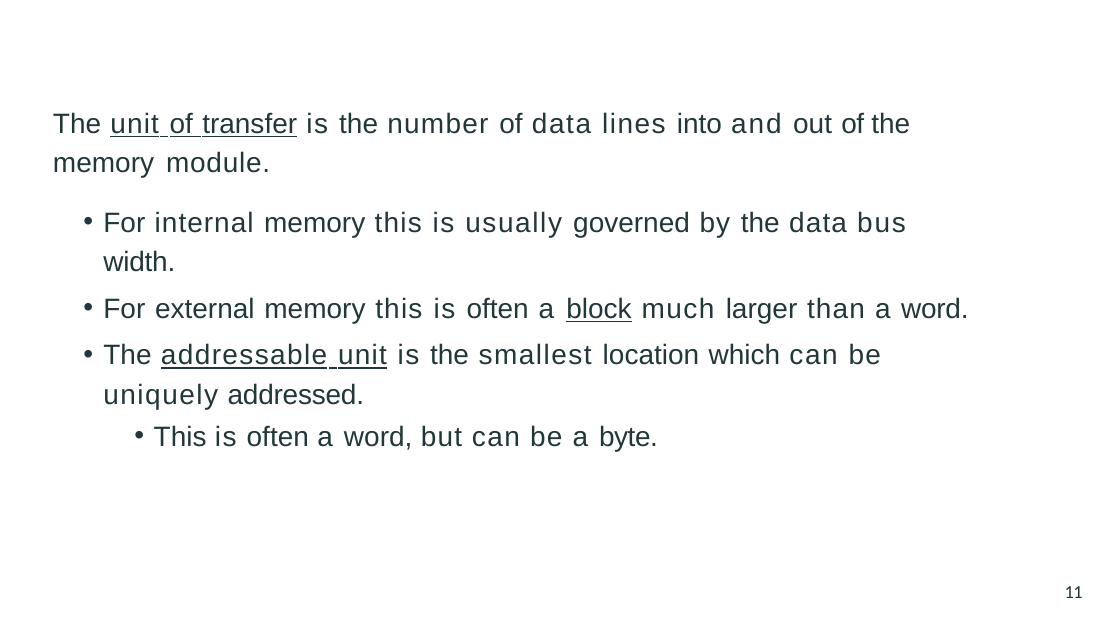
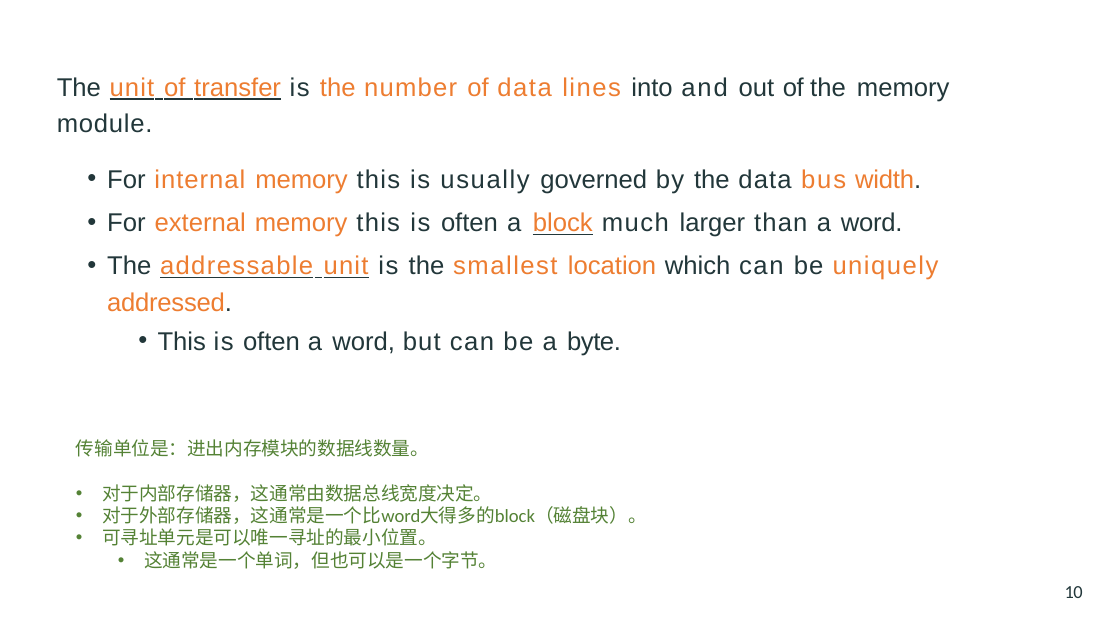
Before and after one commit to vcboy1/Leeds, a slide deck: slide 10 of 26fall/1860/Lecture/Week1.8/Lec 1.8.2 Memory.pptx (slide 11 before the commit). Drawn at 1120x630 pixels with LibreOffice and Linux fonts; fonts in the diff are those of the drawing. Boxes give left, top, right and bottom in pixels: in the first picture for what was removed or moved away, otherwise in the second. Text is boxed around its words. In the diff, an @@ line names an element or a change of style, - is before the commit and + after.

```diff
--- a/26fall/1860/Lecture/Week1.8/Lec 1.8.2 Memory.pptx
+++ b/26fall/1860/Lecture/Week1.8/Lec 1.8.2 Memory.pptx
@@ text "The unit of transfer is ...": place and size @@
-text "The unit of transfer is ..." at [53, 112, 969, 451]
+text "The unit of transfer is ..." at [57, 77, 949, 356]
@@ text "The unit of transfer is ..." at [57, 77, 949, 356]: size 24 to 22 pt; text colour #22373A to #ED7D31 in "unit of transfer the number of data ...", "internal memory bus width.", "external memory block", "addressable unit smallest location uniquely addressed." @@
@@ text added at [76, 439, 647, 569], 16 pt, text #548235 @@
+传输单位是：进出内存模块的数据线数量。
+• 对于内部存储器，这通常由数据总线宽度决定。
+• 对于外部存储器，这通常是一个比word大得多的block（磁盘块）。
+• 可寻址单元是可以唯一寻址的最小位置。
+  • 这通常是一个单词，但也可以是一个字节。
@@ page number at [1065, 586, 1083, 598]: text changed @@
-11
+10
```
Also in this commit, not shown: 18 other slides changed, 3 slides removed, 16 other files.
